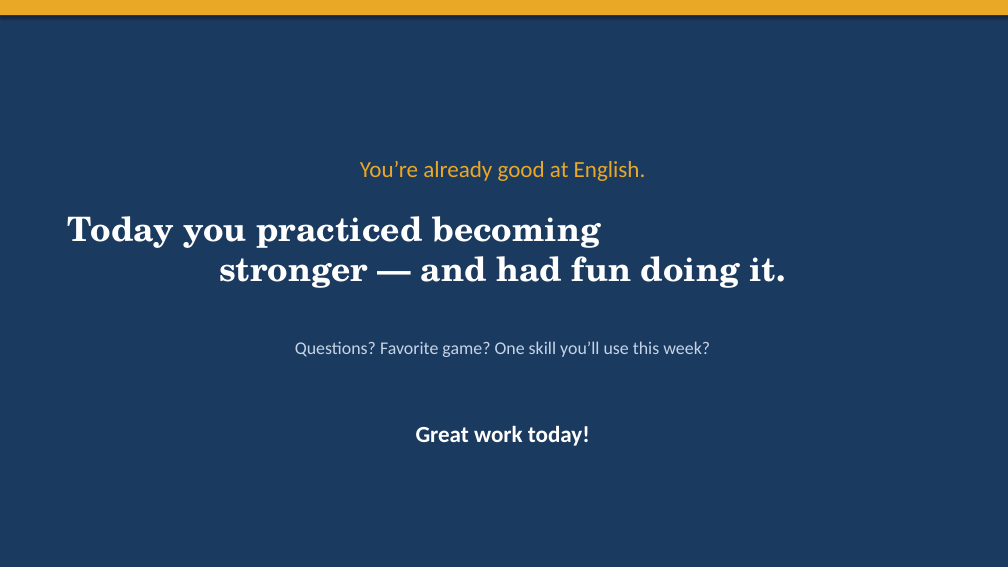
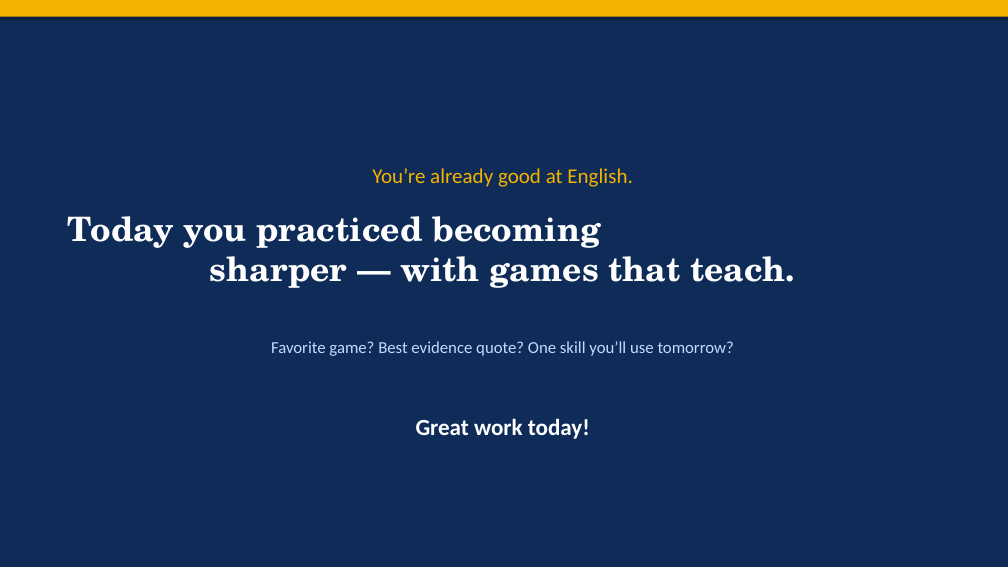
Before and after one commit to bhushanjain143/class-nodes-, a slide deck: slide 29 of Grade7_Reading_Grammar_60min_Demo.pptx (slide 27 before the commit). Drawn at 1008x567 pixels with LibreOffice and Linux fonts; fonts in the diff are those of the drawing. Boxes give left, top, right and bottom in pixels: in the first picture for what was removed or moved away, otherwise in the second. Text is boxed around its words. In the diff, an @@ line names an element or a change of style, - is before the commit and + after.

```diff
--- a/Grade7_Reading_Grammar_60min_Demo.pptx
+++ b/Grade7_Reading_Grammar_60min_Demo.pptx
@@ rectangle at (0,0,1008,567): fill #1B3A5F to #0F2C59 @@
@@ rectangle at (0,0,1008,17): fill #E9A825 to #F5B301 @@
@@ text "You’re already good at English.": place and size @@
-text "You’re already good at English." at (360,161,646,181)
+text "You’re already good at English." at (372,168,632,187)
@@ text "You’re already good at English." at (372,168,632,187): size 22 to 20 pt, text colour #E9A825 to #F5B301 @@
@@ text at (68,216,795,288): text changed @@
-Today you practiced becoming
-stronger — and had fun doing it.
+Today you practiced becoming
+sharper — with games that teach.
@@ text at (271,341,734,356): text changed; size 17 to 16 pt; text colour #C5D4E8 to #BFDBFE @@
-Questions? Favorite game? One skill you’ll use this week?
+Favorite game? Best evidence quote? One skill you’ll use tomorrow?
@@ text "Great work today!": place and size @@
-text "Great work today!" at (416,425,590,446)
+text "Great work today!" at (416,418,590,439)
```
Also in this commit, not shown: 4 other slides changed, 25 slides added, 23 slides removed.
